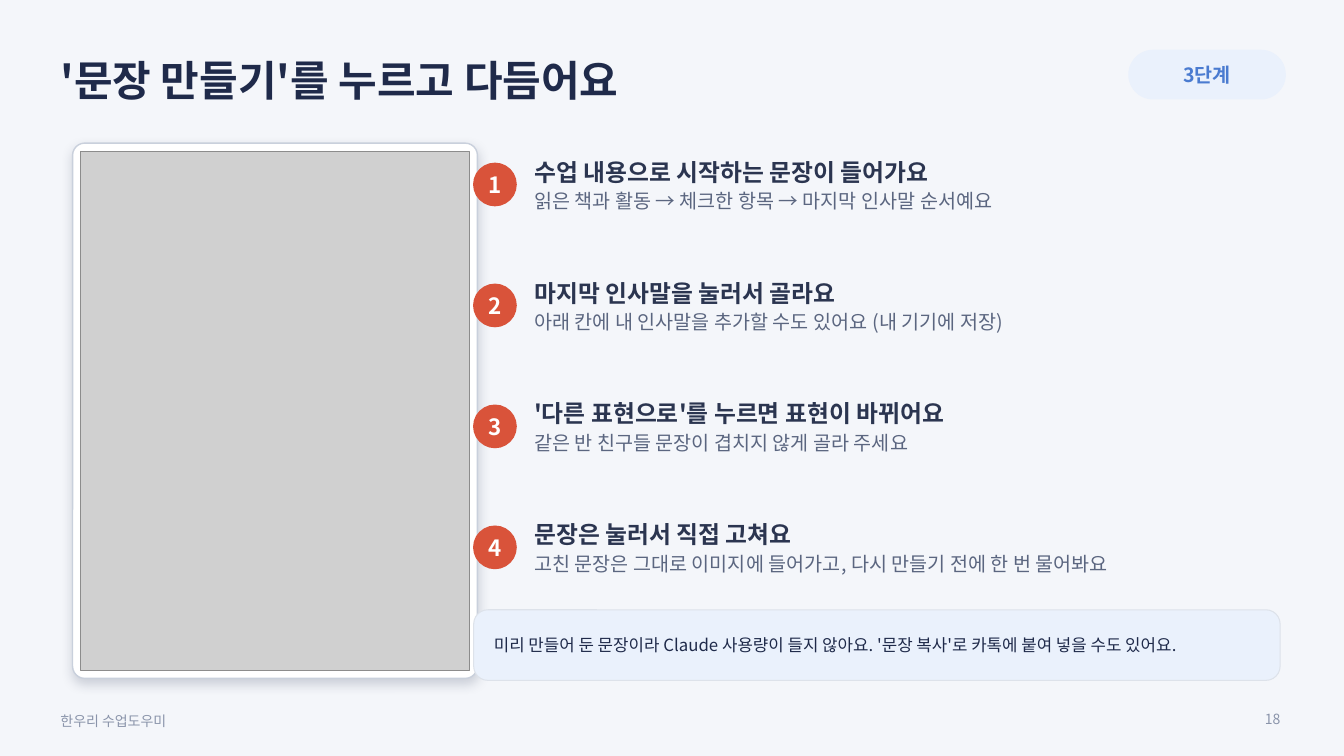
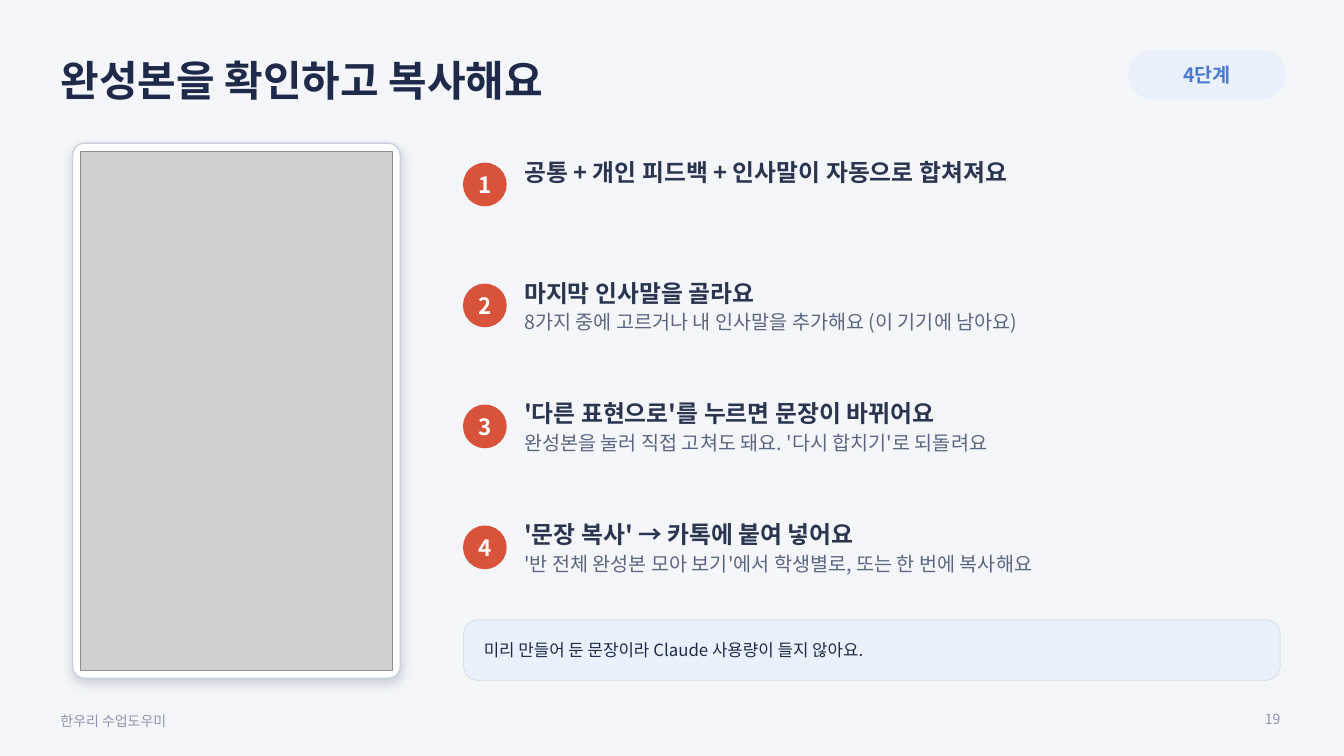
Before and after one commit to mijini164-ui/hanuri-homework-notice, a slide deck: slide 19 of forms/한우리_수업도우미_사용안내.pptx (slide 18 before the commit). Drawn at 1344x756 pixels with LibreOffice and Linux fonts; fonts in the diff are those of the drawing; grey boxes stand for pictures. Boxes give left, top, right and bottom in pixels: in the first picture for what was removed or moved away, otherwise in the second. Text is boxed around its words. In the diff, an @@ line names an element or a change of style, - is before the commit and + after.

```diff
--- a/forms/한우리_수업도우미_사용안내.pptx
+++ b/forms/한우리_수업도우미_사용안내.pptx
@@ title at (x1=60, y1=60, x2=542, y2=100): text changed @@
-'문장 만들기'를 누르고 다듬어요
+완성본을 확인하고 복사해요
@@ text at (x1=1183, y1=65, x2=1231, y2=84): text changed @@
-3단계
+4단계
@@ rounded rectangle at (x1=73, y1=143, x2=400, y2=679): proportions changed @@
@@ rounded rectangle resized from (x1=73, y1=143, x2=478, y2=679) to (x1=73, y1=143, x2=400, y2=679) @@
@@ picture resized from (x1=81, y1=151, x2=470, y2=670) to (x1=81, y1=151, x2=392, y2=670) @@
@@ text at (x1=524, y1=161, x2=1007, y2=183): text changed; size 14 to 17 pt; text colour #5B6680 to #2B3550; bold on @@
-수업 내용으로 시작하는 문장이 들어가요
-읽은 책과 활동 → 체크한 항목 → 마지막 인사말 순서예요
+공통 + 개인 피드백 + 인사말이 자동으로 합쳐져요
@@ text at (x1=524, y1=282, x2=1017, y2=333): text changed @@
-마지막 인사말을 눌러서 골라요
-아래 칸에 내 인사말을 추가할 수도 있어요 (내 기기에 저장)
+마지막 인사말을 골라요
+8가지 중에 고르거나 내 인사말을 추가해요 (이 기기에 남아요)
@@ text at (x1=524, y1=402, x2=987, y2=452): text changed; size 17 to 14 pt; text colour #2B3550 to #5B6680; bold off @@
-'다른 표현으로'를 누르면 표현이 바뀌어요
-같은 반 친구들 문장이 겹치지 않게 골라 주세요
+'다른 표현으로'를 누르면 문장이 바뀌어요
+완성본을 눌러 직접 고쳐도 돼요. '다시 합치기'로 되돌려요
@@ 4 texts, 4 ellipses moved together from (x1=474, y1=163, x2=516, y2=569) to (x1=464, y1=163, x2=506, y2=569) @@
@@ text at (x1=524, y1=523, x2=1032, y2=575): text changed @@
-문장은 눌러서 직접 고쳐요
-고친 문장은 그대로 이미지에 들어가고, 다시 만들기 전에 한 번 물어봐요
+'문장 복사' → 카톡에 붙여 넣어요
+'반 전체 완성본 모아 보기'에서 학생별로, 또는 한 번에 복사해요
@@ rounded rectangle resized from (x1=474, y1=610, x2=1280, y2=681) to (x1=464, y1=620, x2=1280, y2=681) @@
@@ rounded rectangle at (x1=464, y1=620, x2=1280, y2=681): proportions changed @@
@@ text at (x1=484, y1=642, x2=863, y2=658): text changed @@
-미리 만들어 둔 문장이라 Claude 사용량이 들지 않아요. '문장 복사'로 카톡에 붙여 넣을 수도 있어요.
+미리 만들어 둔 문장이라 Claude 사용량이 들지 않아요.
```
Also in this commit, not shown: 11 other slides changed, 3 slides added, 2 slides removed.
